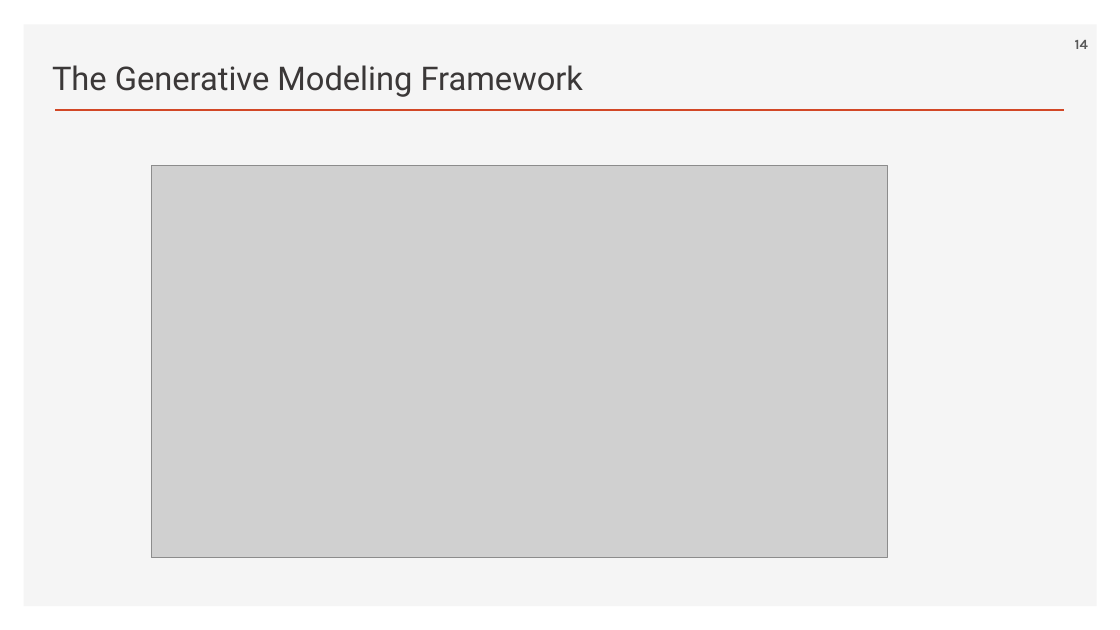
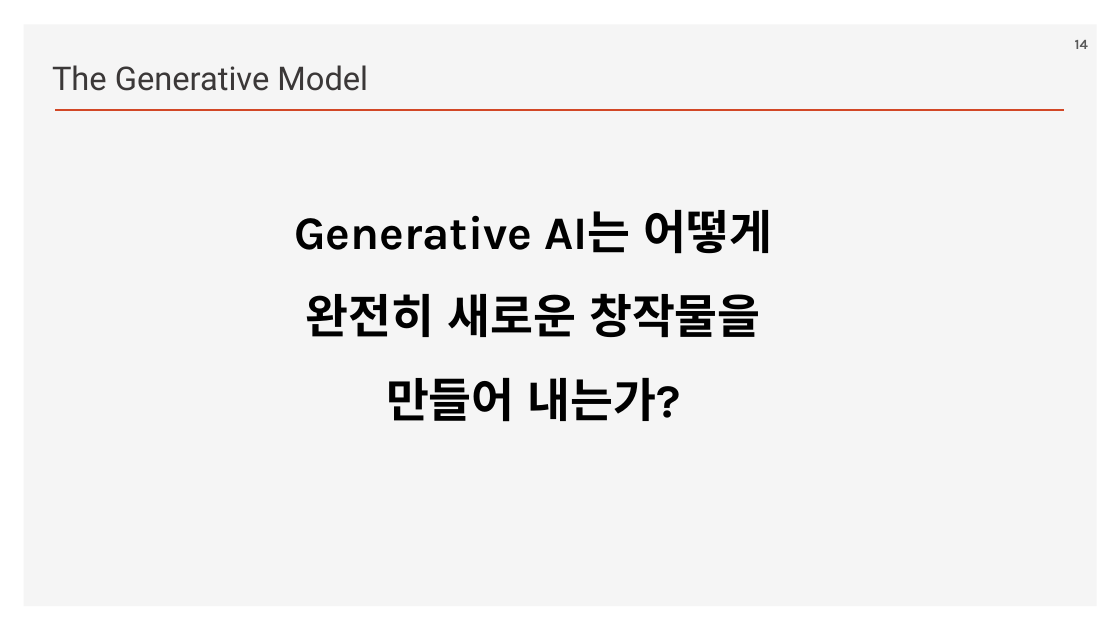
Before and after one commit to ancestor9/2026_Fall_Generative-Deep-Learning, a slide deck: slide 14 of Chapter 01 Generative Deep Learning.pptx. Drawn at 1120x630 pixels with LibreOffice and Linux fonts; fonts in the diff are those of the drawing; grey boxes stand for pictures; background and template pictures are left out. Boxes give left, top, right and bottom in pixels: in the first picture for what was removed or moved away, otherwise in the second. Text is boxed around its words. In the diff, an @@ line names an element or a change of style, - is before the commit and + after.

```diff
--- a/Chapter 01 Generative Deep Learning.pptx
+++ b/Chapter 01 Generative Deep Learning.pptx
@@ text at box(52, 65, 368, 91): text changed @@
-The Generative Modeling Framework
+The Generative Model
@@ picture removed at box(151, 166, 887, 558) @@
@@ text added at box(294, 210, 773, 422), 40 pt, text #000000, bold @@
+Generative AI는 어떻게 완전히 새로운 창작물을 만들어 내는가?
```
Also in this commit, not shown: 6 other slides changed, 6 slides added, 4 slides removed.
